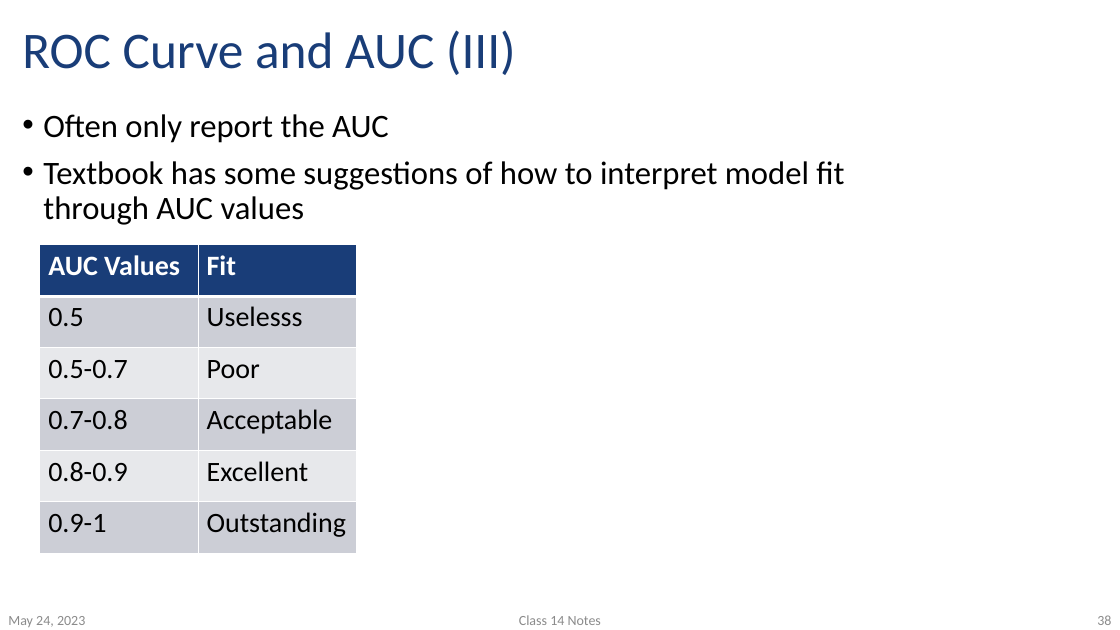
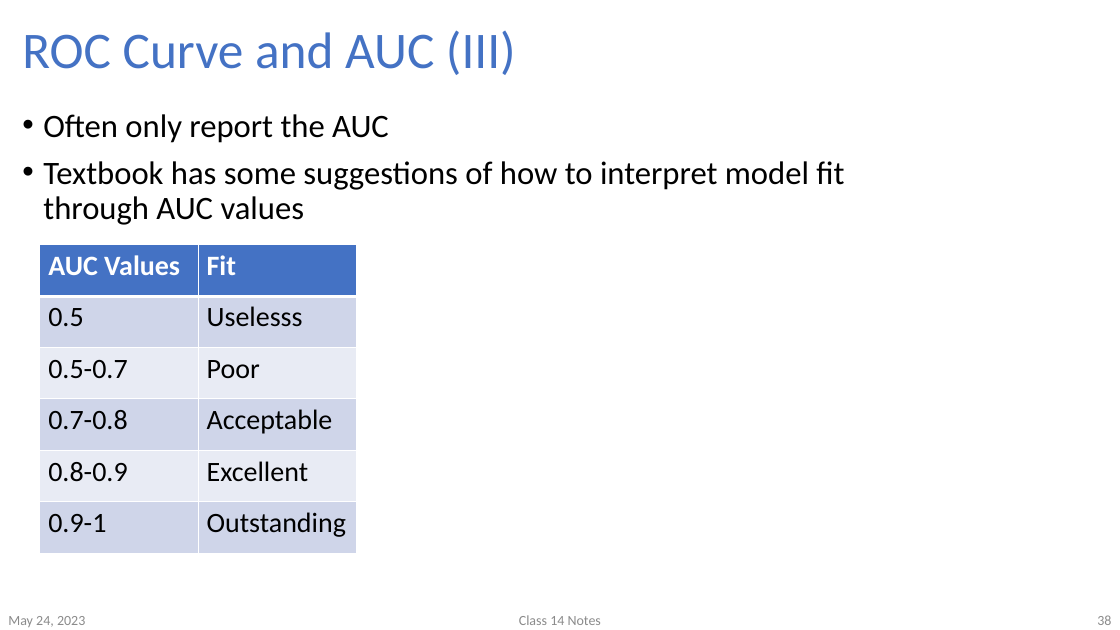
Before and after one commit to nwakim/S2024_BSTA_513, a slide deck: slide 38 of lectures/12_Assessing_fit/old_work/Class_14_Model_fit.pptx. Drawn at 1120x630 pixels with LibreOffice and Linux fonts; fonts in the diff are those of the drawing. Boxes give left, top, right and bottom in pixels: in the first picture for what was removed or moved away, otherwise in the second. Text is boxed around its words. In the diff, an @@ line names an element or a change of style, - is before the commit and + after.

```diff
--- a/lectures/12_Assessing_fit/old_work/Class_14_Model_fit.pptx
+++ b/lectures/12_Assessing_fit/old_work/Class_14_Model_fit.pptx
@@ title "ROC Curve and AUC (III)" at (x1=22, y1=30, x2=516, y2=75): text colour #193D78 to #4472C4 @@
@@ table at (x1=40, y1=245, x2=356, y2=553) @@
@@ fill #193D78 to #4472C4 in row 1 @@
@@ fill #CCCED6 to #CFD5EA in 6 cells @@
@@ fill #E8E8EC to #E9EBF5 in 4 cells @@
```
Also in this commit, not shown: 46 other slides changed, 8 other files.
